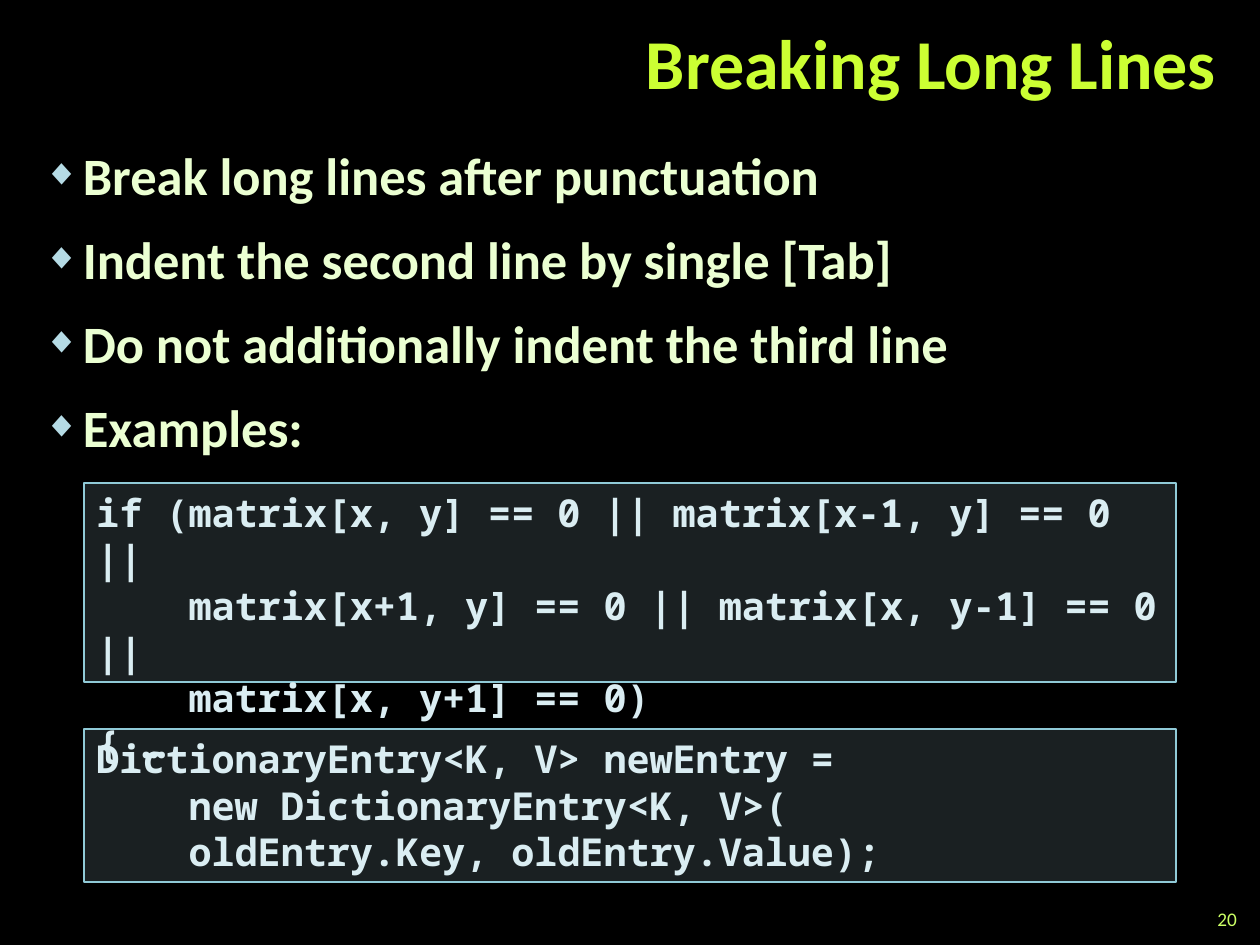
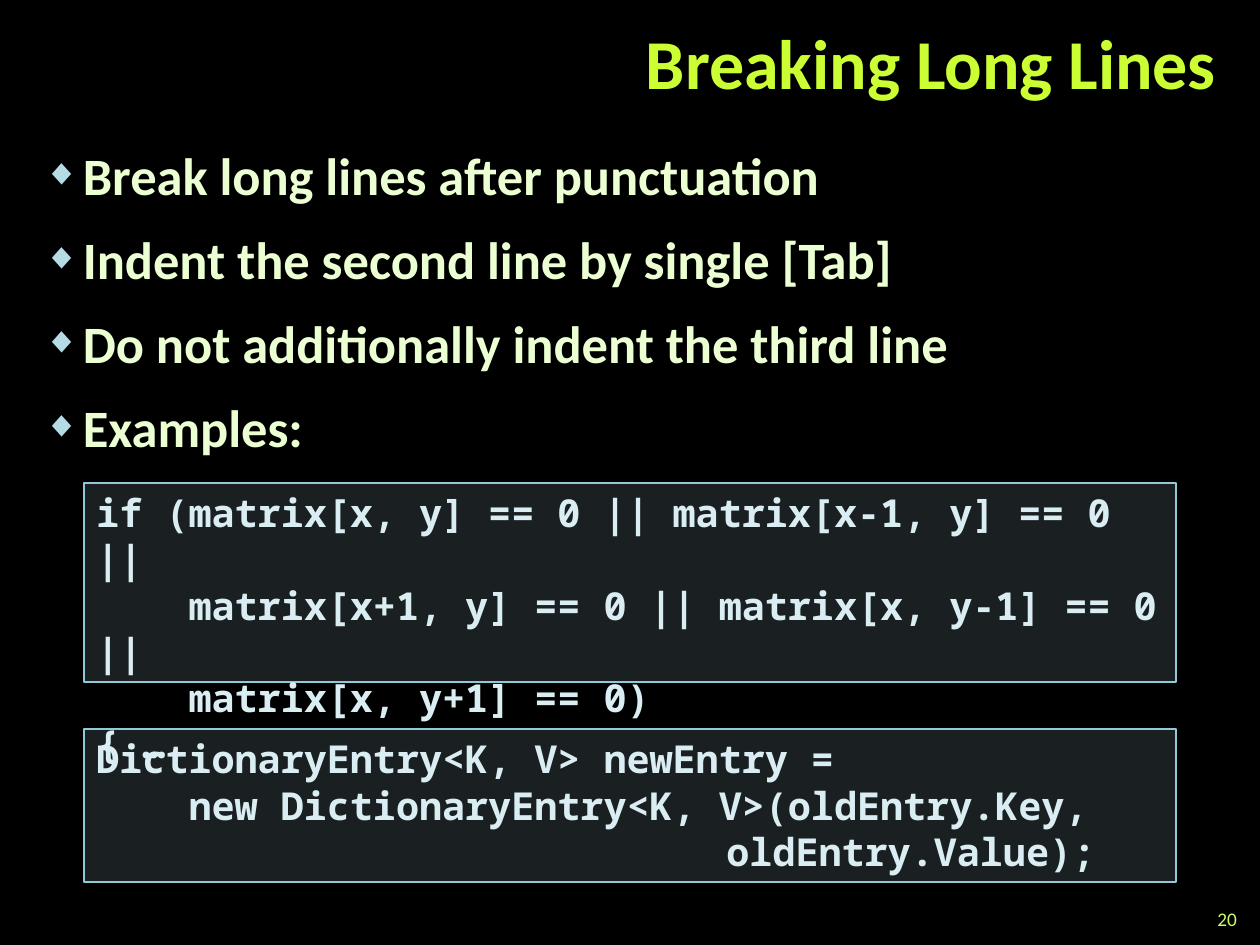
Before and after one commit to NikolayGenov/TelerikAcademy, a slide deck: slide 20 of QA/Lectures/2. Code Formatting.pptx. Drawn at 1260x945 pixels with LibreOffice and Linux fonts; fonts in the diff are those of the drawing; background and template pictures are left out. Boxes give left, top, right and bottom in pixels: in the first picture for what was removed or moved away, otherwise in the second. Text is boxed around its words. In the diff, an @@ line names an element or a change of style, - is before the commit and + after.

```diff
--- a/QA/Lectures/2. Code Formatting.pptx
+++ b/QA/Lectures/2. Code Formatting.pptx
@@ text in rectangle at [189, 790, 1095, 876]: text changed @@
-new DictionaryEntry<K, V>(
-oldEntry.Key, oldEntry.Value);
+new DictionaryEntry<K, V>(oldEntry.Key, oldEntry.Value);
```
Also in this commit, not shown: 3 other slides changed, 19 other files.
